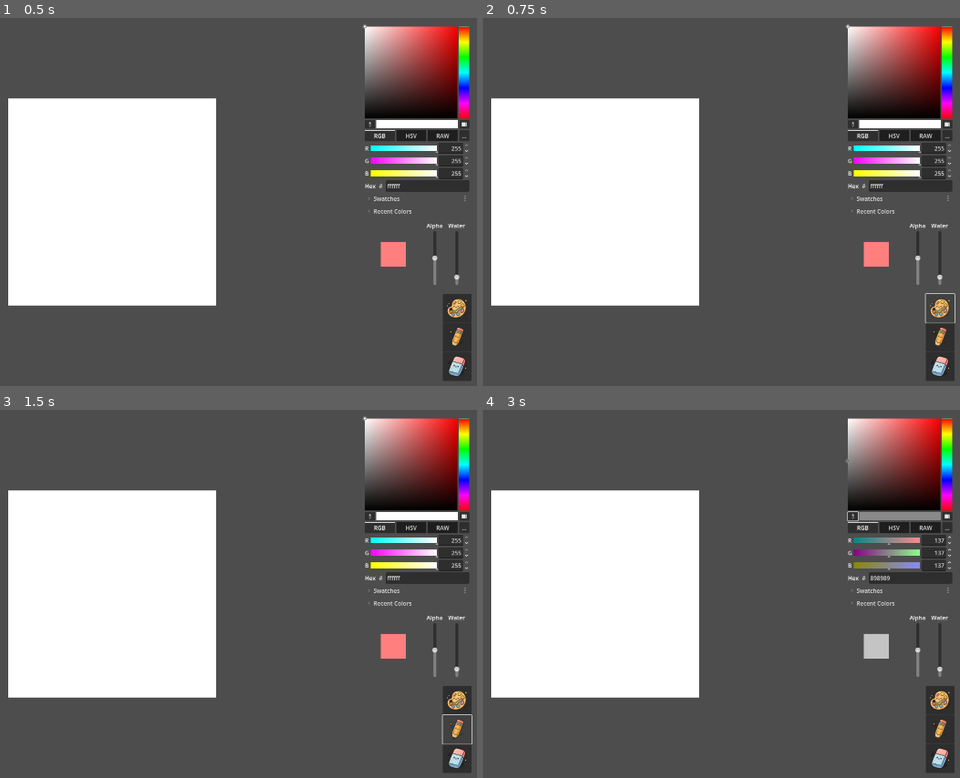
Above: before the commit, frames 1-4 (two rows, left to right).
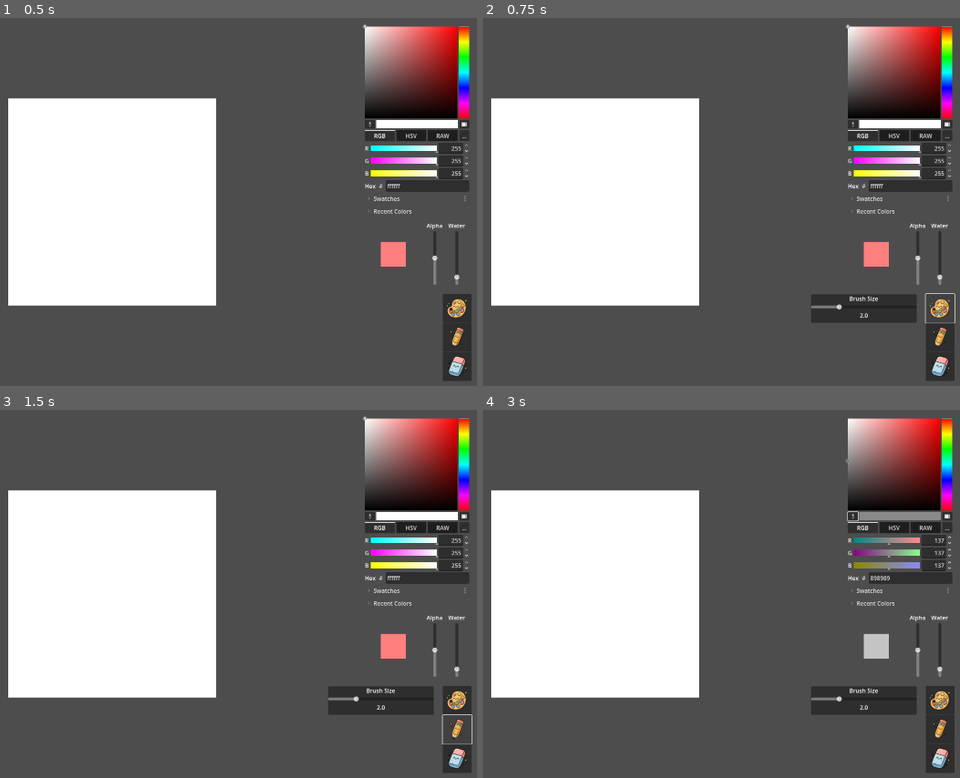
Above: after the commit, the same moments.

Repository: Dubu911/Watercolor_simulation
Game: Godot game, scene res://trial3/main3.tscn
Two runs of this game, one before a commit and one after it. Both use one fixed random seed, a clock stepped at 60 frames per second and the inputs below.
Inputs (mouse positions are in pixels of both pictures, inside the frame that each line leads up to):
- Up to frame 1 (0.5 s): no input
- Up to frame 2 (0.75 s): click (940, 308) at 0.5 s
- Up to frame 3 (1.5 s): click (457, 730) at 1.25 s
- Up to frame 4 (3 s): click (855, 516) at 2 s; click "RGB" at 2.75 s

Frame 1 is identical in both runs. In frame 2, 1.6% of the frame differs, in the area x 68-91%, y 75-83%; in frame 3, 1.6%; in frame 4, 1.6%.

Commit message:
watercolor brush improvement. sensing pressure input but not tested yet. works fine with mouse. stroke size can be changed during runtime

Diff:
--- a/trial3/brush_manager.gd
+++ b/trial3/brush_manager.gd
@@ -9,6 +9,8 @@
 @export var layer_for_mouse_pos_path: NodePath
 @export var current_color_display_path: NodePath
 @export var color_picker_path: NodePath
+@export var brush_size_popup_path: NodePath
+@export var brush_size_value_label_path: NodePath
 
 # --- Internal References to PathNode ---
 var painting_coordinator: Node
@@ -18,6 +20,8 @@
 var layer_for_mouse_pos: Sprite2D
 var current_color_display: ColorRect
 var color_picker: ColorPicker
+var brush_size_popup: PanelContainer
+var brush_size_value_label: Label
 
 # --- Current Brush State ---
 var current_hue: Color = Color.RED  # Base hue (RGB only, alpha ignored)
@@ -60,7 +64,15 @@
 		printerr("BrushManager ERROR: ColorPicker not found!")
 		return
 
-	# Note: color_changed signal is connected in the scene file (main3.tscn)
+	brush_size_popup = get_node_or_null(brush_size_popup_path) as PanelContainer
+	if not brush_size_popup:
+		printerr("BrushManager ERROR: BrushSizePopup not found!")
+
+	brush_size_value_label = get_node_or_null(brush_size_value_label_path) as Label
+	if not brush_size_value_label:
+		printerr("BrushManager ERROR: BrushSizeValueLabel not found!")
+
+	# Note: Signals are connected in the scene file (main3.tscn)
 
 	# Set the initial brush and update its properties
 	if watercolor_brush:
@@ -132,6 +144,10 @@
 		print("brush_manager: Watercolor Brush selected")
 		_set_active_brush(watercolor_brush)
 
+		# Toggle brush size popup
+		if is_instance_valid(brush_size_popup):
+			brush_size_popup.visible = not brush_size_popup.visible
+
 func _on_pencil_button_pressed():
 	if pencil_brush:
 		print("brush_manager: Pencil Brush selected")
@@ -160,3 +176,14 @@
 	current_water_amount = value
 	_update_active_brush_properties()
 	print("Water amount: ", value)
+
+# Called when brush size slider changes
+func _on_brush_size_slider_changed(value: float):
+	if is_instance_valid(watercolor_brush):
+		watercolor_brush.base_brush_size = value
+
+		# Update the label to show current size
+		if is_instance_valid(brush_size_value_label):
+			brush_size_value_label.text = "%.1f" % value
+
+		print("Brush size: ", value)
--- a/trial3/main3.tscn
+++ b/trial3/main3.tscn
@@ -39,6 +39,8 @@
 layer_for_mouse_pos_path = NodePath("../layers_container/mobile_layer")
 current_color_display_path = NodePath("../CanvasLayer/color_swatch/current_color_display")
 color_picker_path = NodePath("../CanvasLayer/color_picker")
+brush_size_popup_path = NodePath("../CanvasLayer/brush_size_popup")
+brush_size_value_label_path = NodePath("../CanvasLayer/brush_size_popup/brush_size_control/size_value_label")
 
 [node name="watercolor_brush" type="Node" parent="brush_manager"]
 script = ExtResource("2_shnf3")
@@ -159,9 +161,38 @@
 offset_right = 70.0
 offset_bottom = 70.0
 
+[node name="brush_size_popup" type="PanelContainer" parent="CanvasLayer"]
+visible = false
+offset_left = 1611.0
+offset_top = 769.0
+offset_right = 1904.0
+offset_bottom = 848.0
+
+[node name="brush_size_control" type="VBoxContainer" parent="CanvasLayer/brush_size_popup"]
+layout_mode = 2
+
+[node name="title_label" type="Label" parent="CanvasLayer/brush_size_popup/brush_size_control"]
+layout_mode = 2
+text = "Brush Size"
+horizontal_alignment = 1
+
+[node name="brush_size_slider" type="HSlider" parent="CanvasLayer/brush_size_popup/brush_size_control"]
+custom_minimum_size = Vector2(250, 0)
+layout_mode = 2
+min_value = 0.5
+max_value = 6.4
+step = 0.1
+value = 2.0
+
+[node name="size_value_label" type="Label" parent="CanvasLayer/brush_size_popup/brush_size_control"]
+layout_mode = 2
+text = "2.0"
+horizontal_alignment = 1
+
 [connection signal="pressed" from="CanvasLayer/VBoxContainer/watercolor_button" to="brush_manager" method="_on_watercolor_button_pressed"]
 [connection signal="pressed" from="CanvasLayer/VBoxContainer/pencil_button" to="brush_manager" method="_on_pencil_button_pressed"]
 [connection signal="pressed" from="CanvasLayer/VBoxContainer/eraser_button" to="brush_manager" method="_on_eraser_button_pressed"]
 [connection signal="color_changed" from="CanvasLayer/color_picker" to="brush_manager" method="_on_color_picker_changed"]
 [connection signal="value_changed" from="CanvasLayer/pigment_control/pigment_alpha_slider" to="brush_manager" method="_on_pigment_alpha_slider_changed"]
 [connection signal="value_changed" from="CanvasLayer/water_control/water_slider" to="brush_manager" method="_on_water_slider_value_changed"]
+[connection signal="value_changed" from="CanvasLayer/brush_size_popup/brush_size_control/brush_size_slider" to="brush_manager" method="_on_brush_size_slider_changed"]
--- a/trial3/painting_coordinator.gd
+++ b/trial3/painting_coordinator.gd
@@ -177,7 +177,29 @@
 		_dirty_pencil = false
 
 
-# This is the function that watercolor brush will now call.
+# Paint a single pixel with watercolor (optical mixing + water limiting)
+# Called by watercolor_brush for each pixel in a stroke
+func paint_watercolor_pixel(x: int, y: int, color: Color, water: float):
+	# Bounds check
+	if x < 0 or x >= CANVAS_WIDTH or y < 0 or y >= CANVAS_HEIGHT:
+		return
+
+	# Get current canvas state
+	var canvas_color = mobile_read_buffer.get_pixel(x, y)
+	var canvas_water = water_read_buffer.get_pixel(x, y).r
+
+	# Mix pigment using optical mixing (supports glazing technique)
+	var mixed_color = PigmentMixer._mix_pigments_optical(color, canvas_color)
+	mobile_read_buffer.set_pixel(x, y, mixed_color)
+
+	# Limit water - only add up to the brush's water amount
+	var water_to_add = max(0.0, water - canvas_water)
+	var new_water = canvas_water + water_to_add
+	water_read_buffer.set_pixel(x, y, Color(new_water, 0, 0))
+
+	mark_watercolor_dirty()
+
+# LEGACY: Old multi-dab function (can be removed after testing new brush)
 func add_paint_at(pos: Vector2, color: Color, water: float, size: float):
 	var i_radius = int(size)
 	for y_offset in range(-i_radius, i_radius + 1):
--- a/trial3/watercolor_brush.gd
+++ b/trial3/watercolor_brush.gd
@@ -1,19 +1,37 @@
-# watercolor_brush.gd (Refactored to work with the new Coordinator)
+# watercolor_brush.gd (Refactored with pressure support and stroke masking)
 extends Node
 
 # --- Brush Properties ---
 @export var brush_color: Color = Color.BLACK # Color and alpha (pigment concentration)
 @export var water_amount: float = 0.05 # How much water this brush lays down (0.0 to 1.0)
 @export var base_brush_size: float = 2.0 # Base size for dabs
-@export var dabs_per_frame: int = 1     # How many dabs to make while dragging
 
-# --- Internal ---
+# --- Pressure Settings ---
+@export var pressure_affects_size: bool = true # Does pressure change brush size?
+@export var min_pressure_size_mult: float = 0.5 # Minimum size multiplier at light pressure
+@export var max_pressure_size_mult: float = 1.5 # Maximum size multiplier at full pressure
+
+# --- Internal State ---
 var coordinator_ref # Reference to the painting_coordinator
-var is_painting: bool = false # Tracks if the mouse button is held for painting
+var is_painting: bool = false # Tracks if the pen/mouse button is held
+var current_pressure: float = 1.0 # Current pressure (1.0 for mouse, 0.0-1.0 for tablet)
+var last_paint_pos: Vector2 = Vector2.ZERO # Last position for interpolation
+
+# --- Stroke Mask (prevents painting same pixel twice in one stroke) ---
+var stroke_mask: Array  # 2D array [y][x] of booleans
+var canvas_width: int = 0
+var canvas_height: int = 0
 
 func activate(coordinator):
 	coordinator_ref = coordinator
 	is_painting = false
+
+	# Get canvas dimensions from coordinator
+	canvas_width = coordinator_ref.CANVAS_WIDTH
+	canvas_height = coordinator_ref.CANVAS_HEIGHT
+
+	# Initialize stroke mask with canvas dimensions
+	_initialize_stroke_mask()
 
 func deactivate():
 	is_painting = false
@@ -24,48 +42,124 @@
 func set_water_amount(new_amount: float):
 	self.water_amount = new_amount
 
-# This function is called by the BrushManager, which gets the input event.
+# Initialize the stroke mask array
+func _initialize_stroke_mask():
+	stroke_mask = []
+	for y in range(canvas_height):
+		var row = []
+		row.resize(canvas_width)
+		row.fill(false)
+		stroke_mask.append(row)
+
+# Clear the stroke mask (all pixels unpainted)
+func _clear_stroke_mask():
+	for y in range(canvas_height):
+		for x in range(canvas_width):
+			stroke_mask[y][x] = false
+
+# Handle input from brush_manager
 func handle_input(event: InputEvent, mouse_pos_img_space: Vector2):
 	if not is_instance_valid(coordinator_ref):
-		# This brush can't do anything without a coordinator to talk to.
 		return
 
+	# Extract pressure from event (works for both mouse and tablet)
+	var pressure = 1.0
+	if event is InputEventMouseButton:
+		if "pressure" in event:
+			pressure = event.pressure  # 0.0-1.0 for tablet
+		else:
+			pressure = 1.0  # Default for mouse
+	elif event is InputEventMouseMotion:
+		if "pressure" in event:
+			pressure = event.pressure  # 0.0-1.0 for tablet
+		else:
+			pressure = 1.0  # Default for mouse
+
+	# Handle mouse button events
 	if event is InputEventMouseButton and event.button_index == MOUSE_BUTTON_LEFT:
 		if event.is_pressed():
-			is_painting = true
-			# Apply a burst of dabs on initial click
-			for i in range(dabs_per_frame * 2): # More dabs on initial press
-				_apply_paint_dab(mouse_pos_img_space)
-		else: # Mouse button released
-			is_painting = false
+			# Start new stroke
+			_start_new_stroke(mouse_pos_img_space, pressure)
+		else:
+			# End stroke
+			_end_stroke()
 
+	# Handle mouse motion while painting
 	elif event is InputEventMouseMotion and is_painting:
-		# Apply dabs continuously while dragging
-		for i in range(dabs_per_frame):
-			_apply_paint_dab(mouse_pos_img_space)
+		# Continue stroke
+		_continue_stroke(mouse_pos_img_space, pressure)
 
+# Start a new stroke
+func _start_new_stroke(pos: Vector2, pressure: float):
+	is_painting = true
+	current_pressure = pressure
+	last_paint_pos = pos
 
-# It calculates properties and tells the coordinator to add paint.
-func _apply_paint_dab(position_on_image: Vector2):
-	# Calculate dab position with some randomness based on brush size
-	var dab_pos = position_on_image
-	var offset_radius = base_brush_size * 0.5
-	dab_pos.x += randf_range(-offset_radius, offset_radius)
-	dab_pos.y += randf_range(-offset_radius, offset_radius)
+	# Clear the stroke mask for new stroke
+	_clear_stroke_mask()
 
-	# Calculate randomized dab properties
-	var dab_size = base_brush_size * randf_range(0.7, 1.3)
+	# Paint initial point
+	_paint_stroke_segment(pos, pos, pressure)
 
-	# Create a color with randomized alpha to simulate varying pigment density
-	var dab_color = brush_color
-	dab_color.a *= randf_range(0.8, 1.2) # Vary pigment concentration slightly
+# Continue an existing stroke
+func _continue_stroke(pos: Vector2, pressure: float):
+	current_pressure = pressure
 
-	# Vary water amount slightly per dab
-	var dab_water = water_amount * randf_range(0.9, 1.1)
+	# Interpolate from last position to current position
+	_paint_stroke_segment(last_paint_pos, pos, pressure)
 
-	# Tell the Coordinator to Add Paint
-	# This is where the brush's responsibility ends.
-	if coordinator_ref.has_method("add_paint_at"):
-		coordinator_ref.add_paint_at(dab_pos, dab_color, dab_water, dab_size)
+	# Update last position
+	last_paint_pos = pos
+
+# End the current stroke
+func _end_stroke():
+	is_painting = false
+	# Stroke mask will be cleared on next stroke start
+
+# Paint a segment of the stroke (interpolated line)
+func _paint_stroke_segment(from_pos: Vector2, to_pos: Vector2, pressure: float):
+	# Calculate brush radius based on pressure
+	var brush_radius = base_brush_size
+	if pressure_affects_size:
+		var pressure_mult = lerp(min_pressure_size_mult, max_pressure_size_mult, pressure)
+		brush_radius = base_brush_size * pressure_mult
+
+	# Calculate distance and interpolation steps
+	var distance = from_pos.distance_to(to_pos)
+
+	# Step size - smaller for smoother strokes (25% of radius for good overlap)
+	var step_size = max(0.25, brush_radius * 0.25)
+	var steps = max(1, int(ceil(distance / step_size)))
+
+	# Paint at each interpolated point
+	for i in range(steps + 1):
+		var t = float(i) / float(steps)
+		var paint_pos = from_pos.lerp(to_pos, t)
+		_paint_circular_dab(paint_pos, brush_radius)
+
+# Paint a circular dab at the given position
+func _paint_circular_dab(center: Vector2, radius: float):
+	var i_radius = int(ceil(radius))
+
+	# Iterate over bounding box of the circle
+	for y_offset in range(-i_radius, i_radius + 1):
+		for x_offset in range(-i_radius, i_radius + 1):
+			# Check if point is inside circle
+			var distance = Vector2(x_offset, y_offset).length()
+			if distance <= radius:
+				var pixel_x = int(center.x + x_offset)
+				var pixel_y = int(center.y + y_offset)
+
+				# Check bounds
+				if pixel_x >= 0 and pixel_x < canvas_width and pixel_y >= 0 and pixel_y < canvas_height:
+					# Check stroke mask - only paint if not already painted
+					if not stroke_mask[pixel_y][pixel_x]:
+						_paint_pixel(pixel_x, pixel_y)
+						stroke_mask[pixel_y][pixel_x] = true
+
+# Paint a single pixel via coordinator
+func _paint_pixel(x: int, y: int):
+	if coordinator_ref.has_method("paint_watercolor_pixel"):
+		coordinator_ref.paint_watercolor_pixel(x, y, brush_color, water_amount)
 	else:
-		printerr(name + ": Coordinator does not have an 'add_paint_at' method!")
+		printerr("watercolor_brush ERROR: Coordinator missing 'paint_watercolor_pixel' method!")
